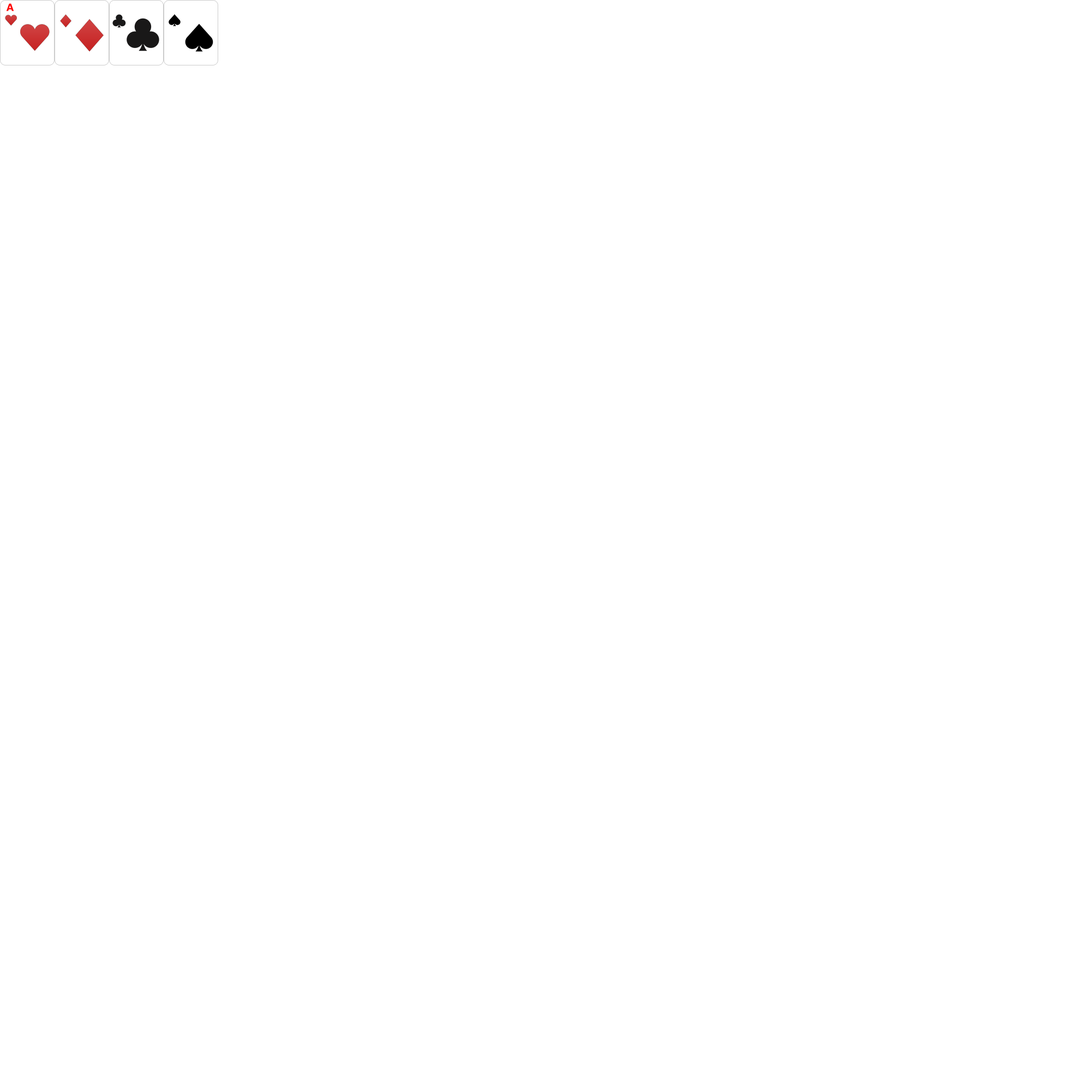
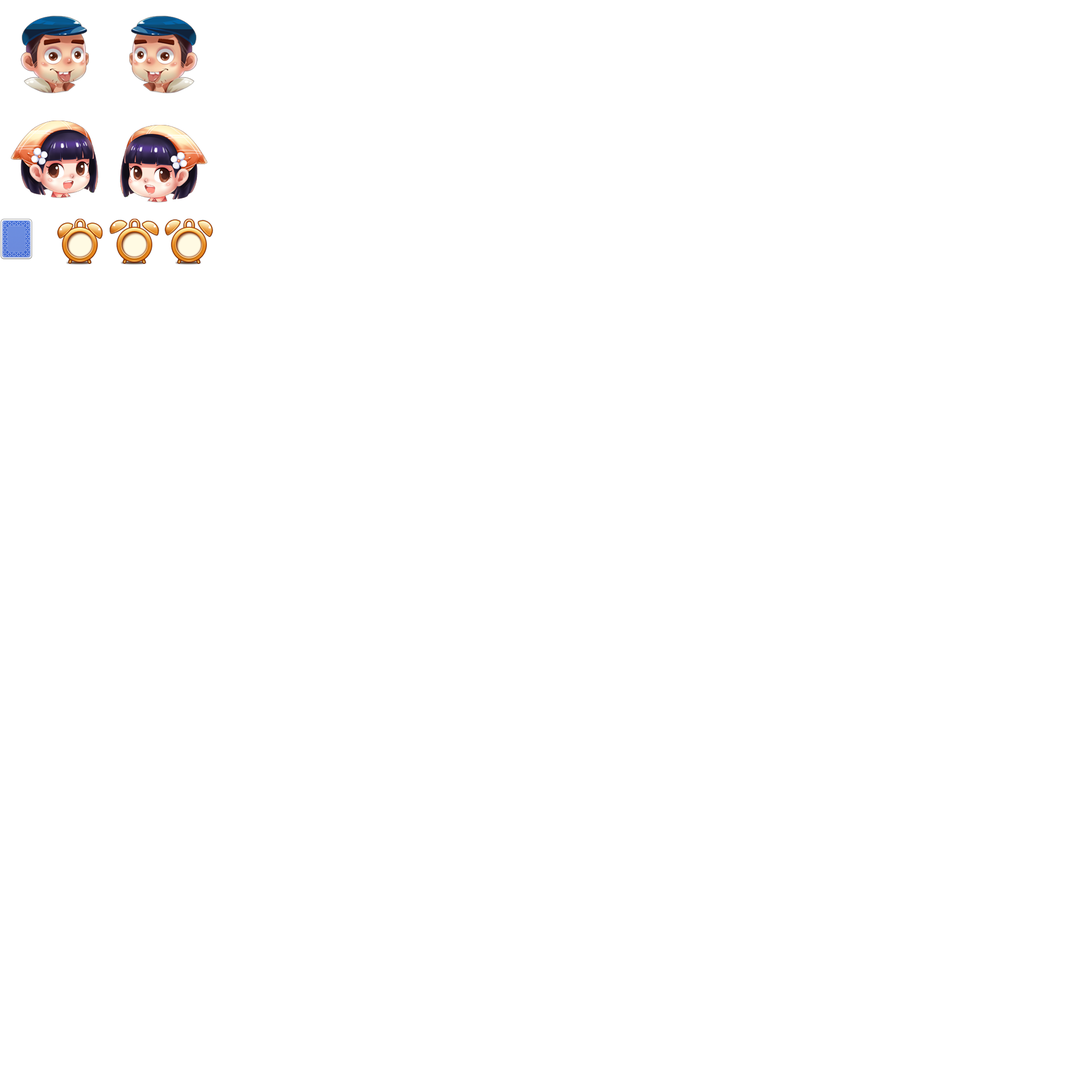
Revision of a layered 1091×1091 image; what changed, layer by layer:
removed layer "A" over [6, 3, 15, 12]
removed layer "红桃" over [4, 14, 50, 52]
removed layer "红桃 - 背景" over [0, 0, 55, 66]
removed layer "方块" over [60, 14, 104, 52]
removed layer "方块 - 背景" over [54, 0, 110, 66]
removed layer "梅花" over [112, 14, 160, 52]
removed layer "梅花 - 背景" over [109, 0, 164, 66]
removed layer "黑桃" over [168, 14, 214, 52]
removed layer "黑桃 - 背景" over [163, 0, 219, 66]
added group "倒计时" with 6 layers above "对家还有几张牌" over [57, 218, 214, 266]
added layer "倒计时3" in group "倒计时" over [164, 218, 214, 266]
added layer "倒计时2" in group "倒计时" over [109, 218, 160, 266]
added layer "倒计时1" in group "倒计时" over [57, 218, 103, 266]
added layer "对家还有几张牌" above "女右" over [0, 218, 33, 260]
added group "女右" with 2 layers above "女左" over [120, 124, 208, 204]
added layer "头像" (1st of 4, in "女右") in group "女右" over [120, 124, 208, 204]
added group "女左" with 2 layers above "男右" over [10, 120, 99, 199]
added layer "头像" (2nd of 4, in "女左") in group "女左" over [10, 120, 99, 199]
added group "男右" with 2 layers above "男左" over [109, 0, 219, 94]
added layer "头像" (3rd of 4, in "男右") in group "男右" over [129, 15, 199, 94]
added group "男左" with 2 layers over [0, 0, 110, 94]
added layer "头像" (4th of 4, in "男左") in group "男左" over [20, 15, 89, 94]
